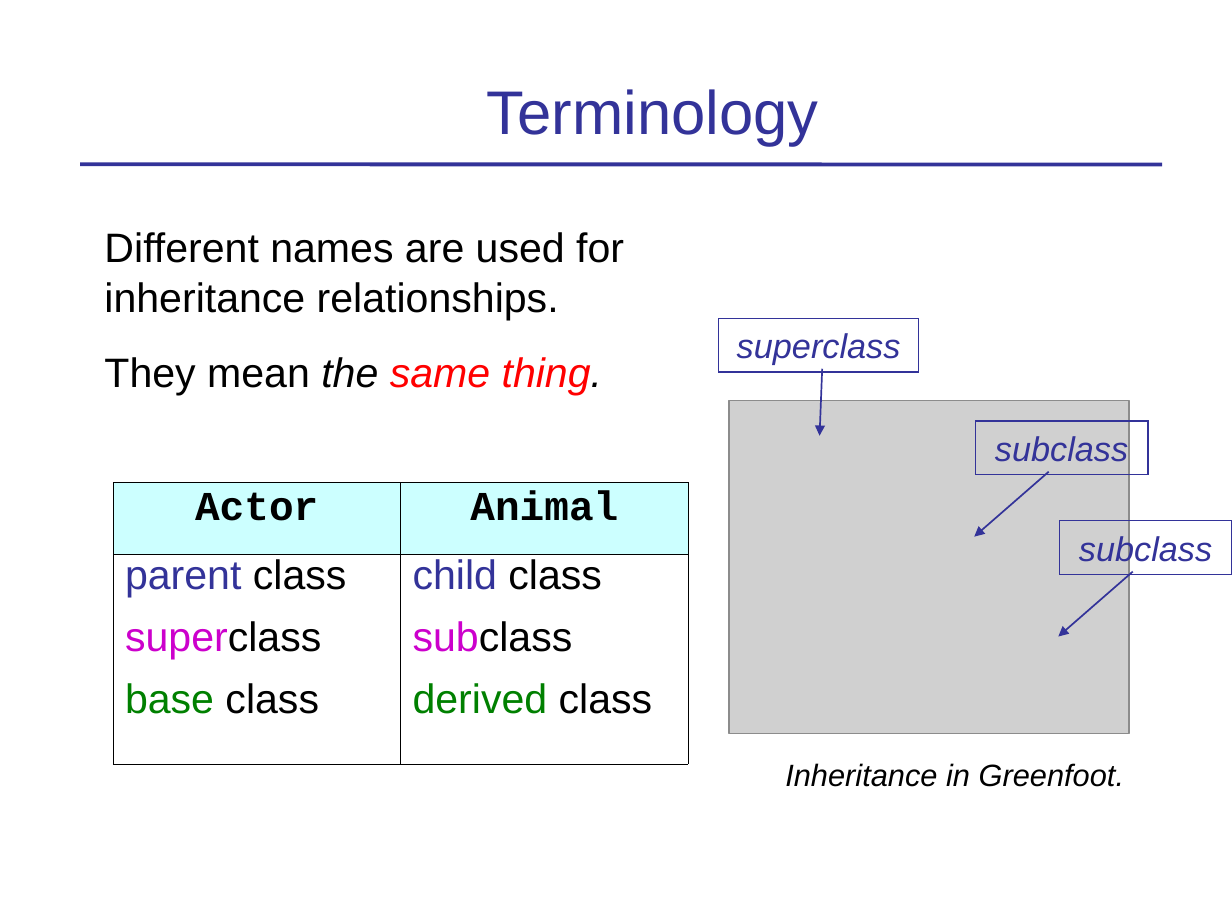
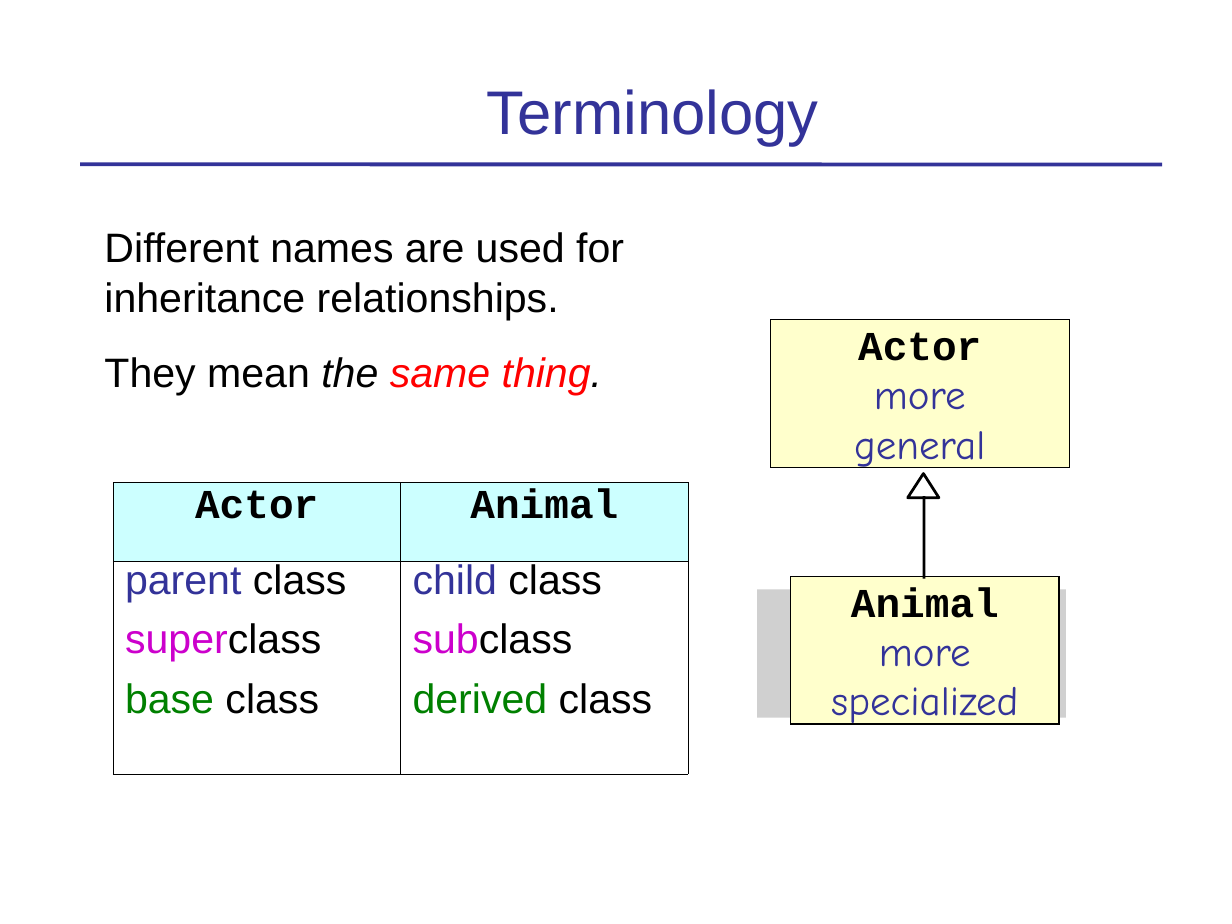
Before and after one commit to skeoop/skeoop.github.io, a slide deck: slide 3 of week4/Inheritance-1-Basics.ppt. Drawn at 1232x924 pixels with LibreOffice and Linux fonts; fonts in the diff are those of the drawing; grey boxes stand for pictures. Boxes give left, top, right and bottom in pixels: in the first picture for what was removed or moved away, otherwise in the second. Text is boxed around its words. In the diff, an @@ line names an element or a change of style, - is before the commit and + after.

Commit message:
update slides on inheritance

```diff
--- a/week4/Inheritance-1-Basics.ppt
+++ b/week4/Inheritance-1-Basics.ppt
@@ rectangle removed at (x1=718, y1=318, x2=918, y2=372) @@
-superclass
@@ rectangle added at (x1=770, y1=319, x2=1069, y2=467), fill #FFFFCC, outline #000000 0.74 pt, 24 pt, text #333399 @@
+Actor
+more
+general
@@ arrow removed from (822, 370) to (819, 436) @@
@@ rectangle removed at (x1=976, y1=421, x2=1148, y2=476) @@
-subclass
@@ freeform shape added at (x1=908, y1=473, x2=939, y2=498), outline #000000 1.62 pt @@
@@ arrow removed from (1048, 472) to (975, 537) @@
@@ table at (x1=113, y1=483, x2=689, y2=775) @@
@@ line spacing 0.84 to 0.79 @@
@@ line spacing 0.79 to 0.74 @@
@@ line added from (924, 578) to (924, 498), #000000 1.62 pt @@
@@ rectangle removed at (x1=1060, y1=521, x2=1232, y2=575) @@
-subclass
@@ picture resized from (x1=729, y1=400, x2=1130, y2=733) to (x1=758, y1=589, x2=1067, y2=717) @@
@@ rectangle added at (x1=791, y1=577, x2=1060, y2=724), fill #FFFFCC, outline #000000 0.74 pt, 24 pt, text #333399 @@
+Animal
+more
+specialized
@@ arrow removed from (1132, 572) to (1058, 637) @@
@@ text removed at (x1=785, y1=763, x2=1124, y2=787) @@
-Inheritance in Greenfoot.
```
Also in this commit, not shown: 15 other slides changed, 3 other files.
